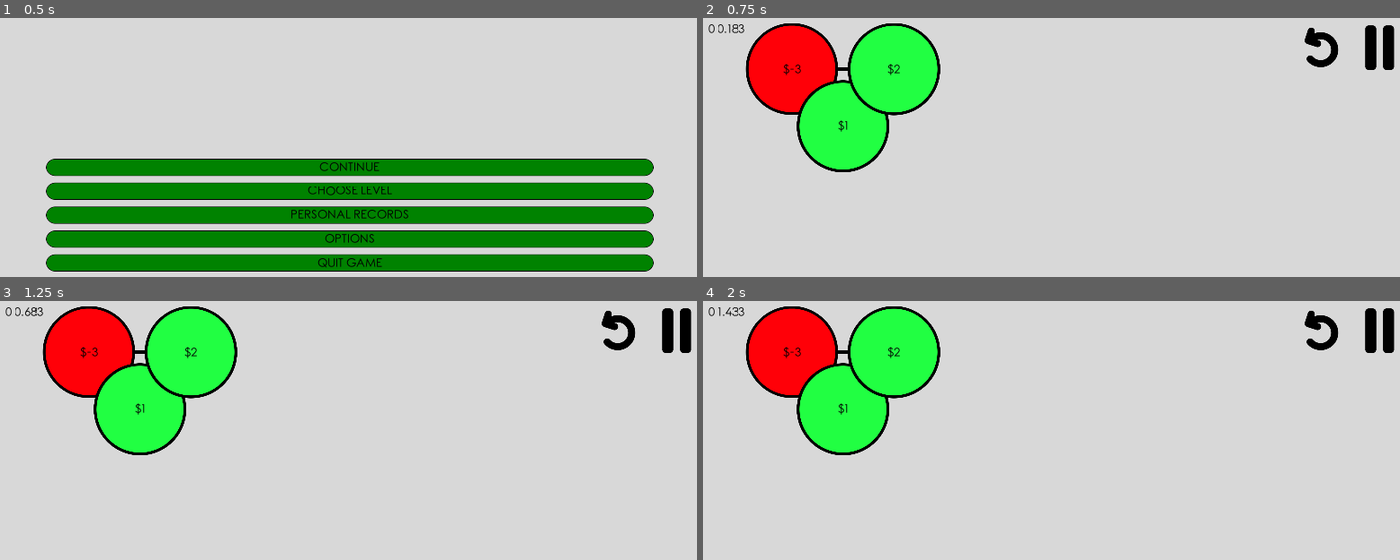
Above: before the commit, frames 1-4 (two rows, left to right).
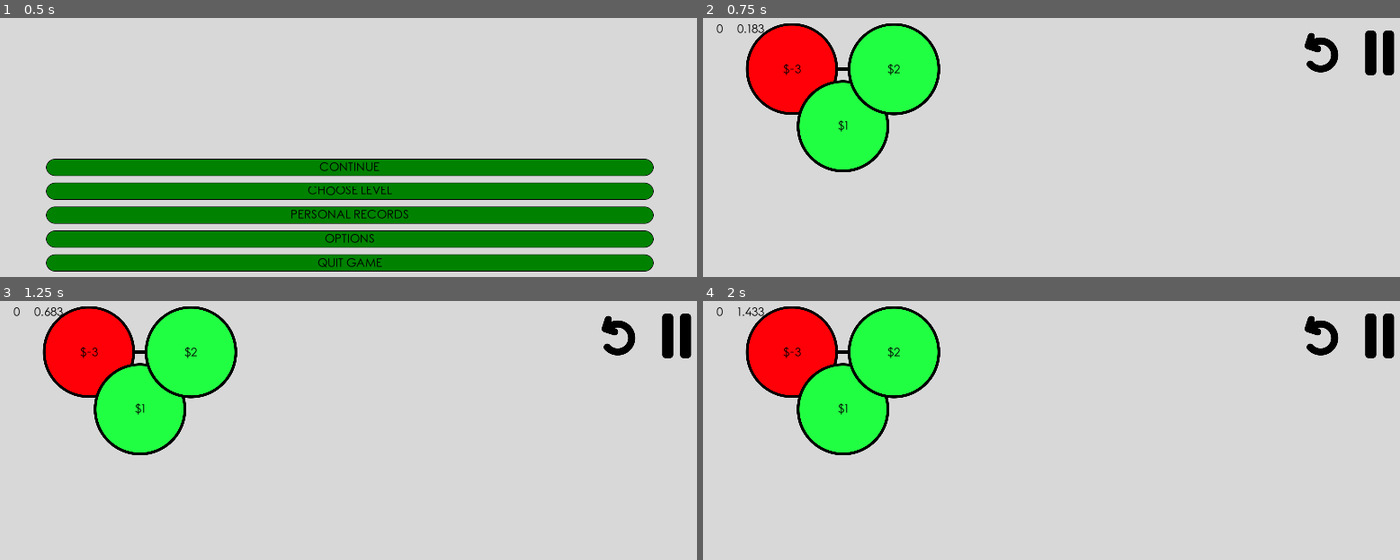
Above: after the commit, the same moments.

Repository: Inglo-Games/dollar-shuffle
Game: Godot game, scene res://scenes/main_menu.tscn
The game is run twice, just before and just after one commit, with the same random seed, the same clock (stepped at 60 frames per second) and the same inputs.
Inputs:
- Up to frame 1 (0.5 s): no input
- Up to frame 2 (0.75 s): click "CONTINUE" at 0.5 s
- Up to frame 3 (1.25 s): no input
- Up to frame 4 (2 s): click "CONTINUE" at 1.25 s

Frame 1 is identical in both runs. In frame 2, 0.7% of the frame differs, in the area x 0-100%, y 2-23%; in frame 3, 0.7%; in frame 4, 0.7%.

Commit message:
Tweaking button and label positioning

Diff:
--- a/scenes/game.tscn
+++ b/scenes/game.tscn
@@ -93,7 +93,7 @@
 "values": [ Color( 0, 0, 0, 1 ), Color( 0, 0, 0, 0 ) ]
 }
 
-[node name="base" type="Control"]
+[node name="base" type="Control" index="0"]
 
 anchor_left = 0.0
 anchor_top = 0.0
@@ -115,10 +115,6 @@
 anchor_top = 0.0
 anchor_right = 1.0
 anchor_bottom = 1.0
-margin_left = -6.0
-margin_top = -3.0
-margin_right = -6.0
-margin_bottom = -3.0
 rect_pivot_offset = Vector2( 0, 0 )
 rect_clip_content = false
 mouse_filter = 0
@@ -139,7 +135,7 @@
 anchor_top = 0.0
 anchor_right = 0.0
 anchor_bottom = 0.0
-margin_left = 38.0
+margin_left = 58.0
 margin_top = 24.0
 rect_pivot_offset = Vector2( 0, 0 )
 rect_clip_content = false
@@ -147,8 +143,9 @@
 mouse_default_cursor_shape = 0
 size_flags_horizontal = 1
 size_flags_vertical = 1
+custom_constants/separation = 36
 alignment = 0
-_sections_unfolded = [ "Anchor", "Grow Direction", "Margin", "Rect" ]
+_sections_unfolded = [ "Anchor", "Grow Direction", "Margin", "Rect", "Size Flags", "custom_constants" ]
 
 [node name="score" type="Label" parent="label_container" index="0"]
 
@@ -179,8 +176,8 @@
 anchor_top = 0.0
 anchor_right = 0.0
 anchor_bottom = 0.0
-margin_left = 28.0
-margin_right = 52.0
+margin_left = 60.0
+margin_right = 84.0
 margin_bottom = 36.0
 rect_min_size = Vector2( 24, 36 )
 rect_pivot_offset = Vector2( 0, 0 )
@@ -202,7 +199,7 @@
 anchor_right = 1.0
 anchor_bottom = 0.0
 margin_left = 1600.0
-margin_top = 14.0
+margin_top = 28.0
 margin_right = 708.0
 margin_bottom = 526.0
 grow_horizontal = 0
--- a/scenes/tutorial.tscn
+++ b/scenes/tutorial.tscn
@@ -65,7 +65,7 @@
 "values": [ ExtResource( 3 ), ExtResource( 6 ) ]
 }
 
-[node name="base" type="Control" index="0"]
+[node name="base" type="Control"]
 
 anchor_left = 0.0
 anchor_top = 0.0
@@ -115,7 +115,7 @@
 anchor_right = 1.0
 anchor_bottom = 0.0
 margin_left = 1600.0
-margin_top = 14.0
+margin_top = 28.0
 margin_right = 708.0
 margin_bottom = 526.0
 grow_horizontal = 0
